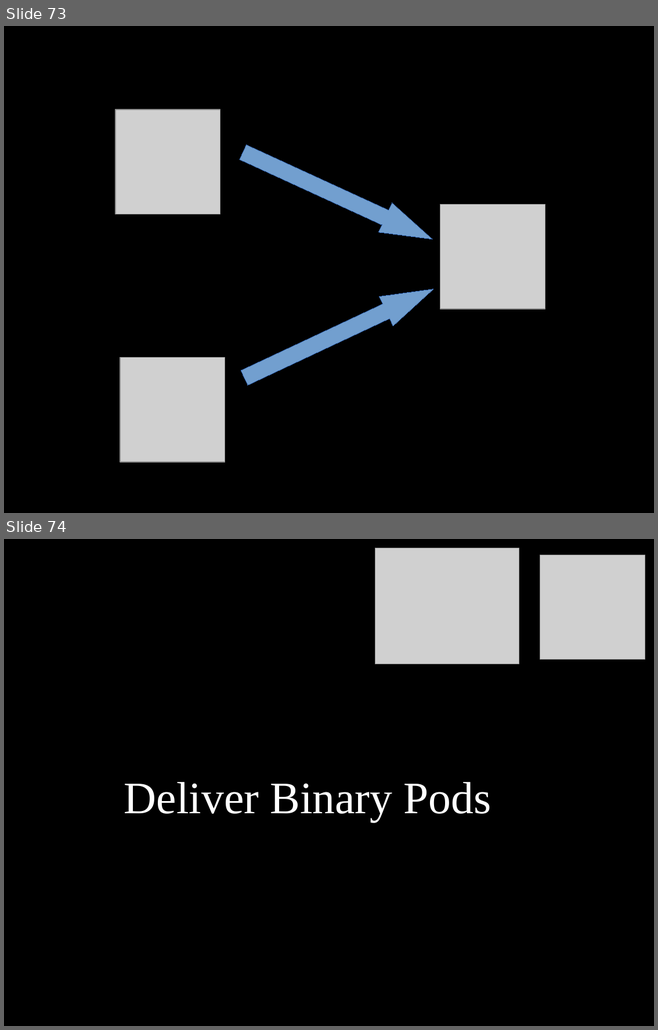
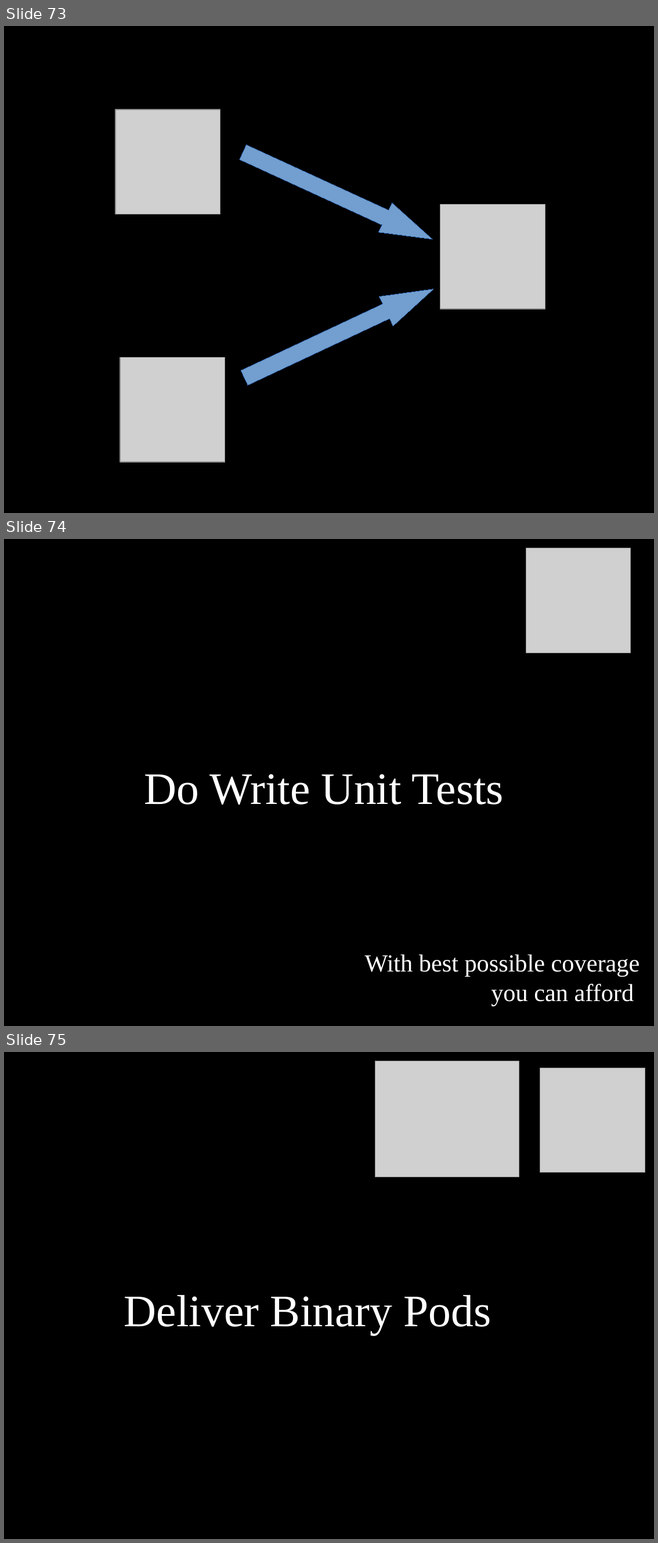
Before and after one commit to dodikk/StaticLib-Slides, a slide deck: Libraries-GoingNative.odp. Shown one above the other, each under a label of ours: slides 73 and 74 before the commit, slides 73, 74 and 75 after it. The pictures are 658x1030 and 658x1543 pixels, drawn with LibreOffice and Linux fonts; fonts in the diff are those of the drawing; grey boxes stand for pictures. Boxes give left, top, right and bottom in pixels: in the first picture for what was removed or moved away, otherwise in the second. Text is boxed around its words. In the diff, an @@ line names an element or a change of style, - is before the commit and + after.

```diff
--- a/Libraries-GoingNative.odp
+++ b/Libraries-GoingNative.odp
@@ slide 74 added at [4,539,654,1026], background #000000 @@
@@ picture added at [525,548,630,653] @@
@@ text added at [144,774,503,805], 55 pt, text #FFFFFF @@
+Do Write Unit Tests
@@ text added at [365,954,640,1006], 30 pt, text #FFFFFF @@
+With best possible coverage you can afford
@@ what was slide 74 is now slide 75 @@
```
Also in this commit, not shown: 7 other slides added, 7 slides removed, 1 other file.
